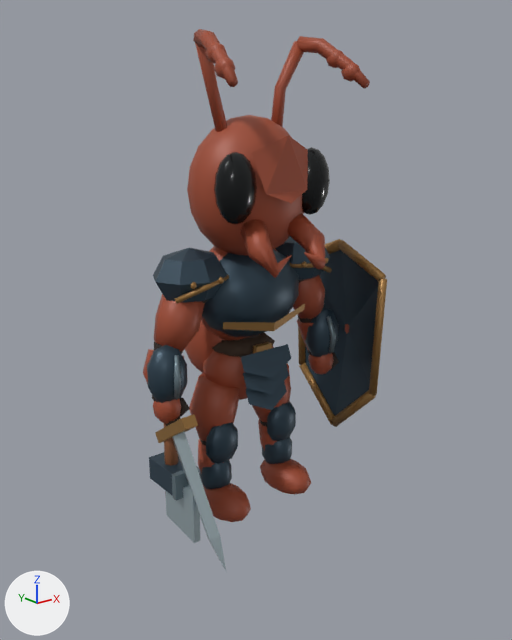
Before and after pictures for a commit that changed the Blender file experiments/assets/characters/ant-family/ant-family.blend.
The view is the same before and after, from a 50 mm lens placed at (-1.81, -2.34, 1.78), pointed at (0.03, -0.04, 0.86). Lighting does not change. The marker at lower left points along +X, +Y and +Z. The older version comes first.

Names of what the first picture shows: 'Breastplate', 'Broad foot L', 'Curved mandible R', 'Forearm armor R', 'Forehead shield', 'Glossy eye R', 'Head carapace', 'Shield steel face', 'Shoulder pauldron R', 'Sword blade', 'Thigh shell R', 'Upper arm shell R', 'Worker axe handle', 'Worker axe head', 'Worker hammer head', 'Worker hammer striking face' and 49 more.
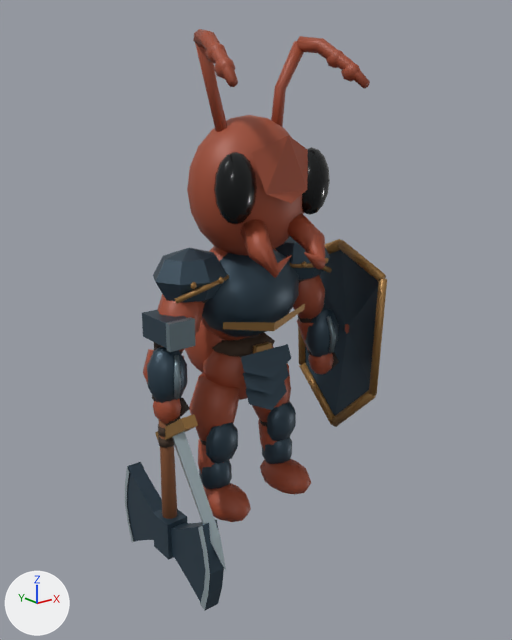
Not visible in the pictures: 'Worker axe honed edge', 'Worker axe honed edge.002'.

Changed parts and their boxes (x1, y1, x2, y2) in the pictures (512 x 640 px):
'Worker axe crescent blade', added (dark blue): after (171, 520, 224, 610)
'Worker axe crescent blade.001', added (dark blue): after (127, 462, 162, 542)
'Worker hammer head', moved, turned: before (149, 452, 183, 496); after (142, 309, 187, 348)
'Worker axe handle', reshaped: before (164, 423, 178, 495); after (158, 420, 177, 519)
'Worker hammer striking face', moved, turned: before (172, 466, 199, 501); after (166, 317, 195, 352)
'Worker axe head', deleted: before (165, 485, 201, 543)
'Worker axe iron eye', added (dark blue): after (153, 509, 187, 560)
'Worker axe honed edge.001', added: after (198, 526, 210, 611)
'Worker axe honed edge.003', added: after (125, 467, 133, 542)
'Worker axe grip band.003', added: after (158, 435, 174, 448)
'Worker axe grip band.002', added: after (158, 424, 166, 437)
'Upper arm shell R', unchanged, covered by the edit: before (154, 294, 205, 351); after (158, 294, 205, 351)

Edits to the bpy script that builds the scene:
```text
Change me_worker_hammer_head:
    remove me_worker_hammer_head.from_pydata(...)  # 8 vertices, 6 faces; spans x -0.472..-0.368, y -0.135..0.055, z 0.23..0.33
    add me_worker_hammer_head.from_pydata(...)  # 8 vertices, 6 faces; spans x -0.472..-0.368, y -0.135..0.055, z 0.87..0.97
    me_worker_hammer_head part 1: the whole mesh is turned 180 degrees about the y axis through its middle, then moved by (0.0, 0.0, 0.64)
Change me_worker_hammer_striking_face:
    remove me_worker_hammer_striking_face.from_pydata(...)  # 8 vertices, 6 faces; spans x -0.4775..-0.3625, y -0.1575..-0.1325, z 0.225..0.335
    add me_worker_hammer_striking_face.from_pydata(...)  # 8 vertices, 6 faces; spans x -0.4775..-0.3625, y -0.1575..-0.1325, z 0.865..0.975
    me_worker_hammer_striking_face part 2: the whole mesh is turned 180 degrees about the y axis through its middle, then moved by (0.0, 0.0, 0.64)
Change me_worker_axe_handle:
    remove me_worker_axe_handle.from_pydata(...)  # 16 vertices, 10 faces; spans x -0.452..-0.388, y -0.072..-0.008, z 0.16..0.65
    add me_worker_axe_handle.from_pydata(...)  # 30 vertices, 22 faces; spans x -0.465..-0.395, y -0.058..0.008, z -0.1..0.69
    me_worker_axe_handle part 3: the whole mesh is rebuilt
Add me_worker_axe_honed_edge_003:
    me_worker_axe_honed_edge_003.from_pydata([(-0.464, 0.275, 0.19), (-0.468, 0.25, 0.17), (-0.464, 0.305, 0.09), (-0.468, 0.28, 0.08), (-0.464, 0.32, -0.01), (-0.468, 0.295, -0.01), (-0.464, 0.305, -0.11), (-0.468, 0.28, -0.1), (-0.464, 0.275, -0.21), (-0.468, 0.25, -0.19)], [], [(0, 2, 3, 1), (2, 4, 5, 3), (4, 6, 7, 5), (6, 8, 9, 7)])
    me_worker_axe_honed_edge_003.materials.append(mat_blade_steel)  # light grey #b5c6cc
Add me_worker_axe_honed_edge_002:
    me_worker_axe_honed_edge_002.from_pydata([(-0.396, 0.275, 0.19), (-0.392, 0.25, 0.17), (-0.396, 0.305, 0.09), (-0.392, 0.28, 0.08), (-0.396, 0.32, -0.01), (-0.392, 0.295, -0.01), (-0.396, 0.305, -0.11), (-0.392, 0.28, -0.1), (-0.396, 0.275, -0.21), (-0.392, 0.25, -0.19)], [], [(0, 1, 3, 2), (2, 3, 5, 4), (4, 5, 7, 6), (6, 7, 9, 8)])
    me_worker_axe_honed_edge_002.materials.append(mat_blade_steel)  # light grey #b5c6cc
Add me_worker_axe_honed_edge_001:
    me_worker_axe_honed_edge_001.from_pydata([(-0.464, -0.325, 0.19), (-0.468, -0.3, 0.17), (-0.464, -0.355, 0.09), (-0.468, -0.33, 0.08), (-0.464, -0.37, -0.01), (-0.468, -0.345, -0.01), (-0.464, -0.355, -0.11), (-0.468, -0.33, -0.1), (-0.464, -0.325, -0.21), (-0.468, -0.3, -0.19)], [], [(0, 1, 3, 2), (2, 3, 5, 4), (4, 5, 7, 6), (6, 7, 9, 8)])
    me_worker_axe_honed_edge_001.materials.append(mat_blade_steel)  # light grey #b5c6cc
Add me_worker_axe_honed_edge:
    me_worker_axe_honed_edge.from_pydata([(-0.396, -0.325, 0.19), (-0.392, -0.3, 0.17), (-0.396, -0.355, 0.09), (-0.392, -0.33, 0.08), (-0.396, -0.37, -0.01), (-0.392, -0.345, -0.01), (-0.396, -0.355, -0.11), (-0.392, -0.33, -0.1), (-0.396, -0.325, -0.21), (-0.392, -0.3, -0.19)], [], [(0, 2, 3, 1), (2, 4, 5, 3), (4, 6, 7, 5), (6, 8, 9, 7)])
    me_worker_axe_honed_edge.materials.append(mat_blade_steel)  # light grey #b5c6cc
Remove ob_worker_axe_head:
    ob_worker_axe_head = bpy.data.objects.new('Worker axe head', me_worker_axe_head)
Add ob_worker_axe_honed_edge_003:
    ob_worker_axe_honed_edge_003 = bpy.data.objects.new('Worker axe honed edge.003', me_worker_axe_honed_edge_003)
    ob_worker_axe_honed_edge_003.location = (0.0, 0.0, 0.0)
Add ob_worker_axe_honed_edge_002:
    ob_worker_axe_honed_edge_002 = bpy.data.objects.new('Worker axe honed edge.002', me_worker_axe_honed_edge_002)
    ob_worker_axe_honed_edge_002.location = (0.0, 0.0, 0.0)
Add ob_worker_axe_crescent_blade_001:
    ob_worker_axe_crescent_blade_001 = bpy.data.objects.new('Worker axe crescent blade.001', me_worker_axe_crescent_blade_001)  # 22 vertices, 13 faces; spans x -0.463..-0.397, y 0.02..0.32, z -0.21..0.19; in mat_blue_charcoal_armor (dark blue #354957)
    ob_worker_axe_crescent_blade_001.location = (0.0, 0.0, 0.0)
Add ob_worker_axe_honed_edge_001:
    ob_worker_axe_honed_edge_001 = bpy.data.objects.new('Worker axe honed edge.001', me_worker_axe_honed_edge_001)
    ob_worker_axe_honed_edge_001.location = (0.0, 0.0, 0.0)
Add ob_worker_axe_honed_edge:
    ob_worker_axe_honed_edge = bpy.data.objects.new('Worker axe honed edge', me_worker_axe_honed_edge)
    ob_worker_axe_honed_edge.location = (0.0, 0.0, 0.0)
Add ob_worker_axe_crescent_blade:
    ob_worker_axe_crescent_blade = bpy.data.objects.new('Worker axe crescent blade', me_worker_axe_crescent_blade)  # 22 vertices, 13 faces; spans x -0.463..-0.397, y -0.37..-0.07, z -0.21..0.19; in mat_blue_charcoal_armor (dark blue #354957)
    ob_worker_axe_crescent_blade.location = (0.0, 0.0, 0.0)
Add ob_worker_axe_iron_eye:
    ob_worker_axe_iron_eye = bpy.data.objects.new('Worker axe iron eye', me_worker_axe_iron_eye)  # a box spanning x -0.48..-0.38, y -0.085..0.035, z -0.095..0.075; in mat_blue_charcoal_armor (dark blue #354957)
    ob_worker_axe_iron_eye.location = (0.0, 0.0, 0.0)
Add ob_worker_axe_grip_band_003:
    ob_worker_axe_grip_band_003 = bpy.data.objects.new('Worker axe grip band.003', me_worker_axe_grip_band_003)  # an 8-sided cylinder along z spanning x -0.465..-0.395, y -0.06..0.01, z 0.412..0.448; in mat_leather_harness (brown #423124)
    ob_worker_axe_grip_band_003.location = (0.0, 0.0, 0.0)
Add ob_worker_axe_grip_band_002:
    ob_worker_axe_grip_band_002 = bpy.data.objects.new('Worker axe grip band.002', me_worker_axe_grip_band_002)  # an 8-sided cylinder along z spanning x -0.465..-0.395, y -0.06..0.01, z 0.462..0.498; in mat_leather_harness (brown #423124)
    ob_worker_axe_grip_band_002.location = (0.0, 0.0, 0.0)
```
